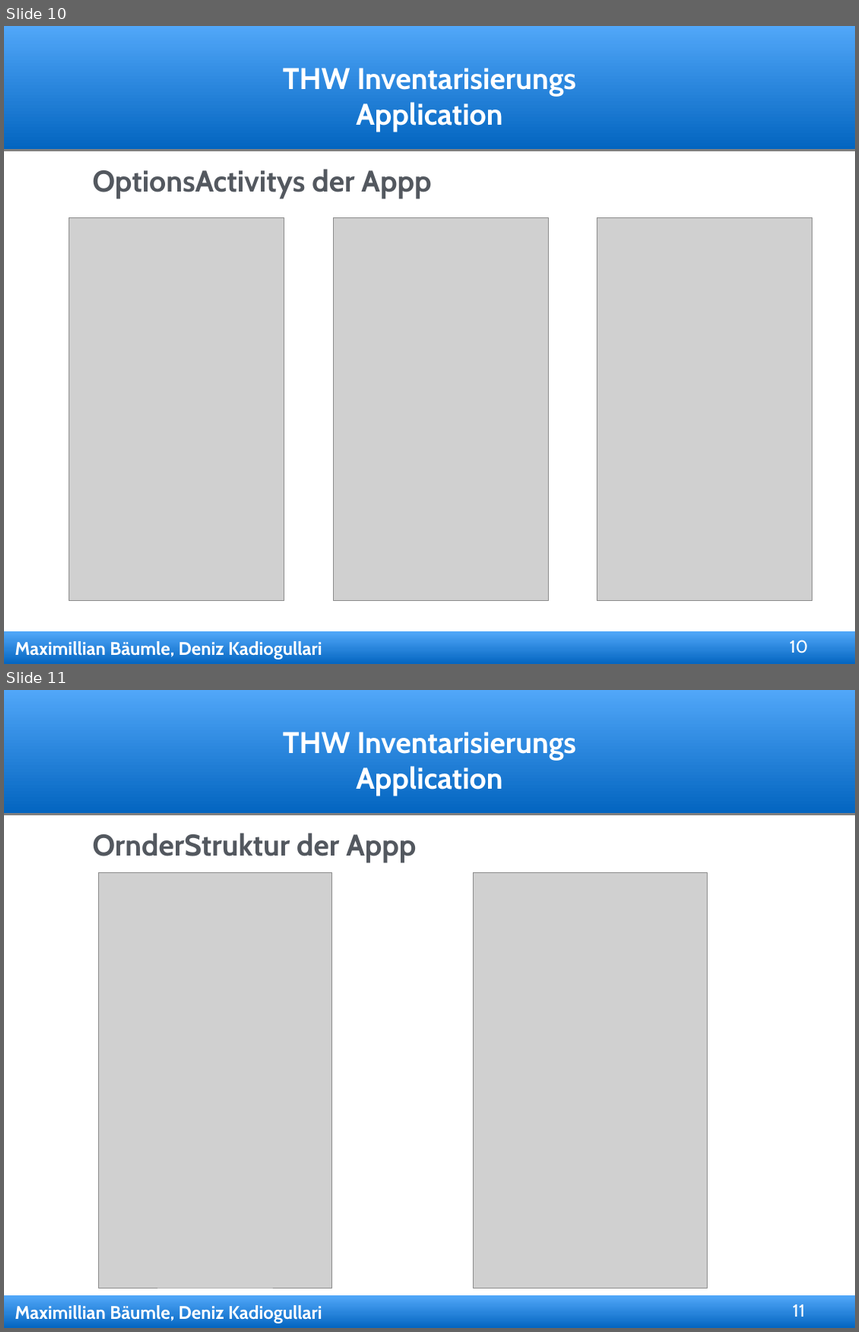
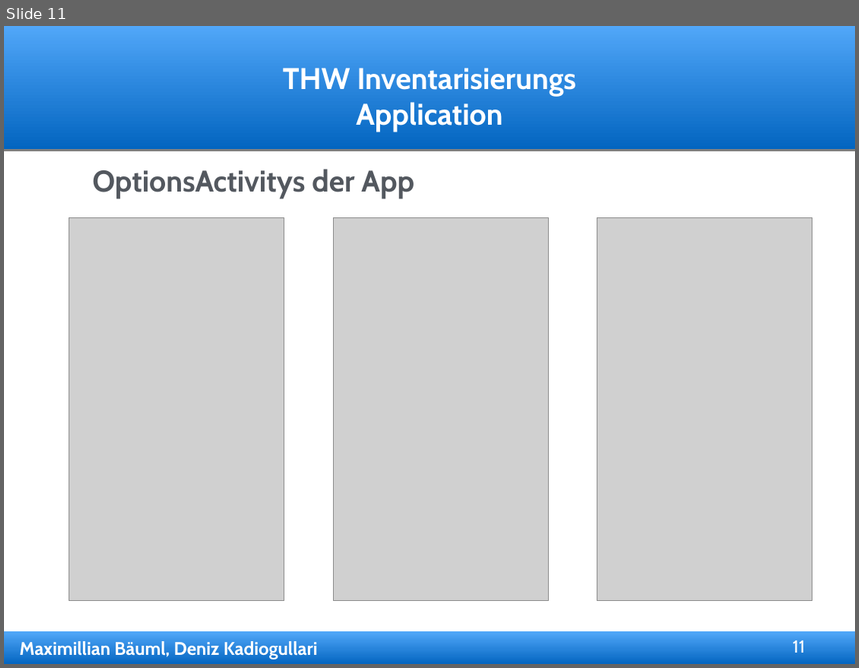
Before and after one commit to dkadio/thwapp, a slide deck: präsentation/thw_präsi.ppt. Shown one above the other, each under a label of ours: slides 10 and 11 before the commit, slide 11 after it. The pictures are 859x1332 and 859x668 pixels, drawn with LibreOffice and Linux fonts; fonts in the diff are those of the drawing; grey boxes stand for pictures; background and template pictures are left out. Boxes give left, top, right and bottom in pixels: in the first picture for what was removed or moved away, otherwise in the second. Text is boxed around its words. In the diff, an @@ line names an element or a change of style, - is before the commit and + after.

```diff
--- a/präsentation/thw_präsi.ppt
+++ b/präsentation/thw_präsi.ppt
@@ slide 11 removed at box(4, 690, 855, 1328), background #FFFFFF; not listed: 4 template elements that a slide beside it also shows @@
@@ free removed at box(89, 823, 770, 866) @@
-OrnderStruktur der Appp
@@ picture removed at box(98, 873, 332, 1289) @@
@@ picture removed at box(473, 872, 707, 1288) @@
@@ page number removed at box(786, 1300, 812, 1326) @@
-11
@@ what was slide 10 is now slide 11 @@
@@ slide 11 changed as well @@
@@ text in free at box(92, 169, 414, 199): text changed @@
-OptionsActivitys der Appp
+OptionsActivitys der App
@@ page number at box(793, 641, 805, 653): text changed @@
-10
+11
@@ text in free at box(19, 642, 318, 660): text changed @@
-Maximillian Bäumle, Deniz Kadiogullari
+Maximillian Bäuml, Deniz Kadiogullari
```
Also in this commit, not shown: 10 other slides changed, 3 slides added, 3 other slides removed, 1 other file.
